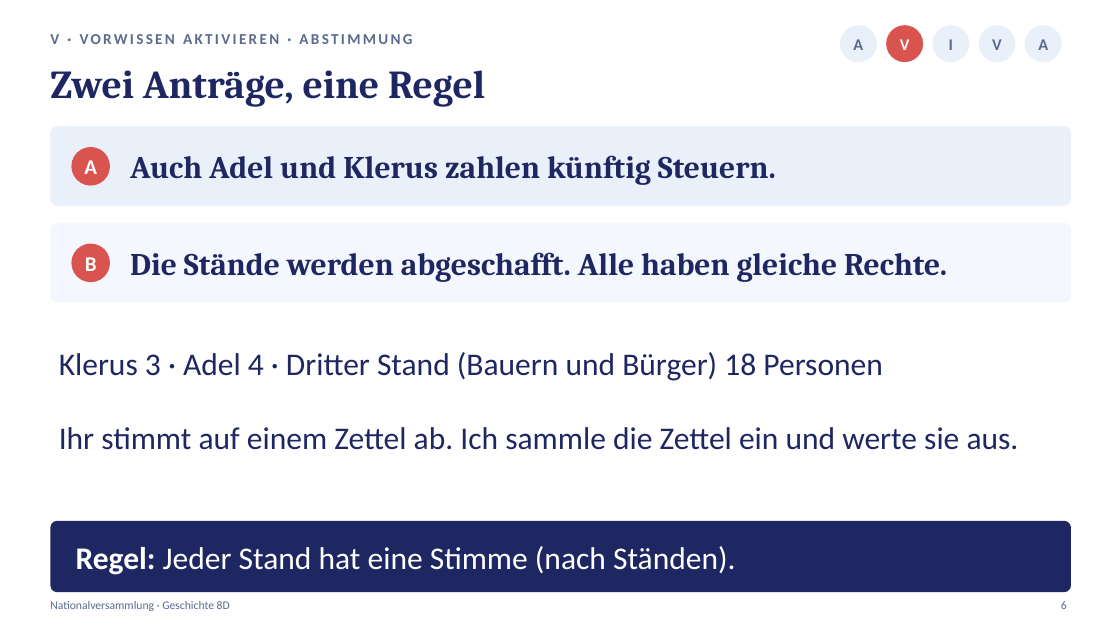
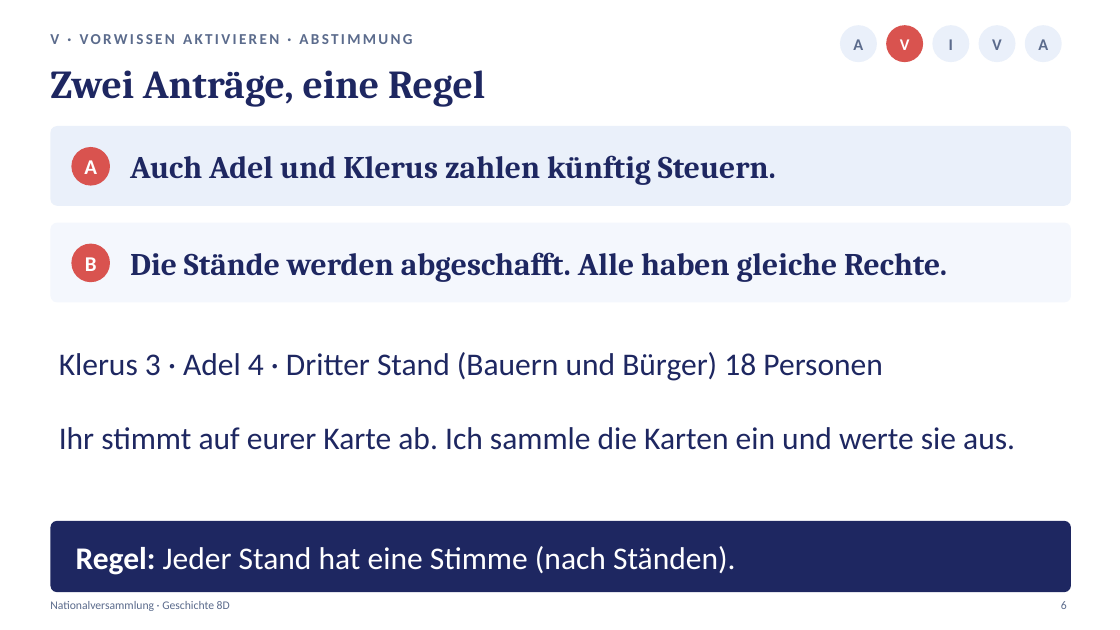
Before and after one commit to golzkonstantin-gif/Schule, a slide deck: slide 6 of Geschichte_8D/Stunde2_Nationalversammlung/Praesentation_Stunde2_Nationalversammlung_8D.pptx. Drawn at 1120x630 pixels with LibreOffice and Linux fonts; fonts in the diff are those of the drawing. Boxes give left, top, right and bottom in pixels: in the first picture for what was removed or moved away, otherwise in the second. Text is boxed around its words. In the diff, an @@ line names an element or a change of style, - is before the commit and + after.

```diff
--- a/Geschichte_8D/Stunde2_Nationalversammlung/Praesentation_Stunde2_Nationalversammlung_8D.pptx
+++ b/Geschichte_8D/Stunde2_Nationalversammlung/Praesentation_Stunde2_Nationalversammlung_8D.pptx
@@ text at bbox=[59, 427, 1015, 450]: text changed @@
-Ihr stimmt auf einem Zettel ab. Ich sammle die Zettel ein und werte sie aus.
+Ihr stimmt auf eurer Karte ab. Ich sammle die Karten ein und werte sie aus.
```
Also in this commit, not shown: 1 other slide changed, 15 other files.
